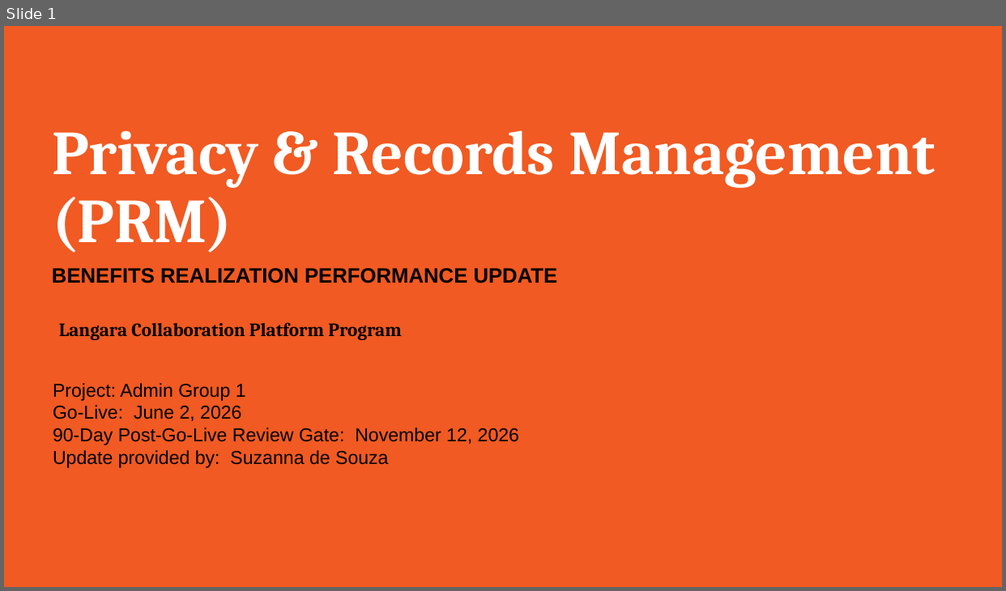
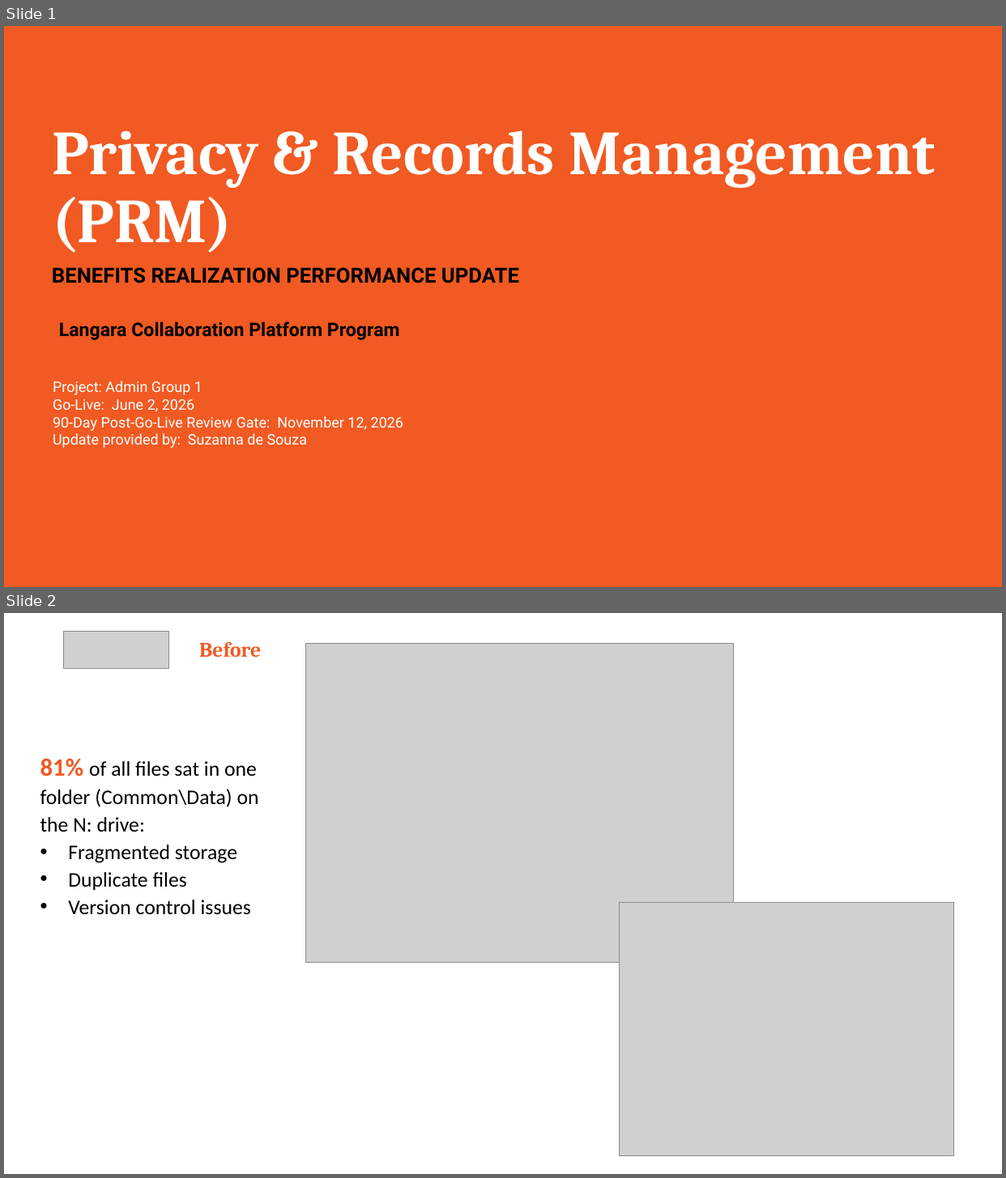
Before and after one commit to D2D99/talent-by-design, a slide deck: public/Langara_PRM_Executive_Scorecard.pptx. Shown one above the other, each under a label of ours: slide 1 before the commit, slides 1 and 2 after it. The pictures are 1006x591 and 1006x1178 pixels, drawn with LibreOffice and Linux fonts; fonts in the diff are those of the drawing; grey boxes stand for pictures; background and template pictures are left out. Boxes give left, top, right and bottom in pixels: in the first picture for what was removed or moved away, otherwise in the second. Text is boxed around its words. In the diff, an @@ line names an element or a change of style, - is before the commit and + after.

```diff
--- a/public/Langara_PRM_Executive_Scorecard.pptx
+++ b/public/Langara_PRM_Executive_Scorecard.pptx
@@ slide 2 added at box(4, 613, 1002, 1174), background #FFFFFF @@
@@ picture added at box(64, 631, 169, 668) @@
@@ text added at box(199, 641, 261, 657), 20 pt, text #F15A22, bold @@
+Before
@@ picture added at box(305, 644, 733, 964) @@
@@ text added at box(40, 758, 259, 915), 20 pt, text #000000 @@
+81% of all files sat in one folder (Common\Data) on the N: drive:
+• Fragmented storage
+• Duplicate files
+• Version control issues
@@ picture added at box(620, 903, 955, 1157) @@
@@ slide 1 changed as well @@
@@ text "BENEFITS REALIZATION PERFORMANCE UPDATE" at box(52, 267, 519, 284): font Arial to Roboto @@
@@ text "Langara Collaboration Platform Program" at box(59, 322, 400, 340): font Cambria to Roboto @@
@@ text "Project: Admin Group 1" at box(53, 381, 403, 448): size 18 to 14 pt, font Arial to Roboto, text colour #000000 to #FFFFFF @@
```
Also in this commit, not shown: 6 other slides changed, 3 other slides added, 2 other files.
